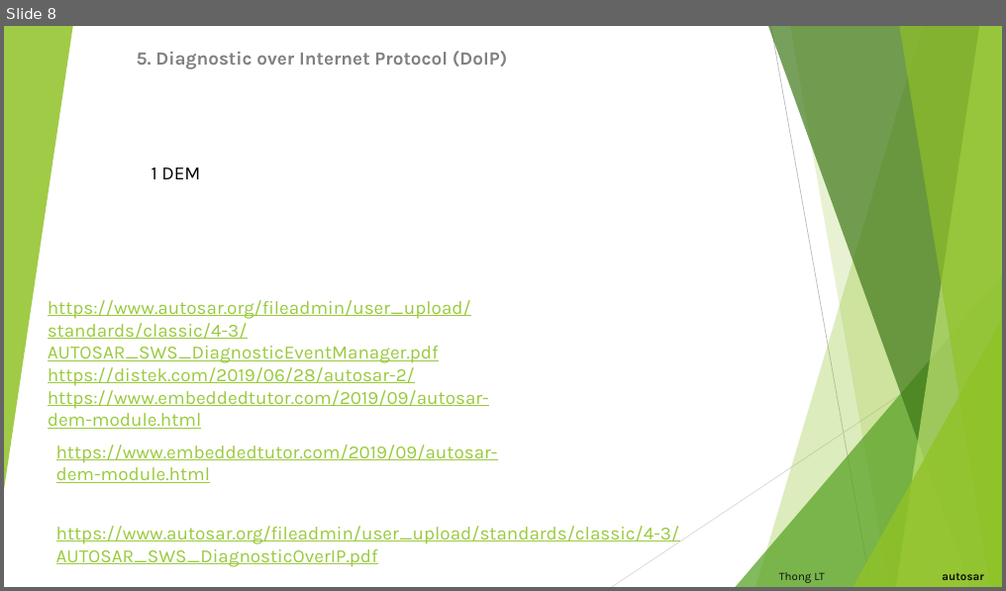
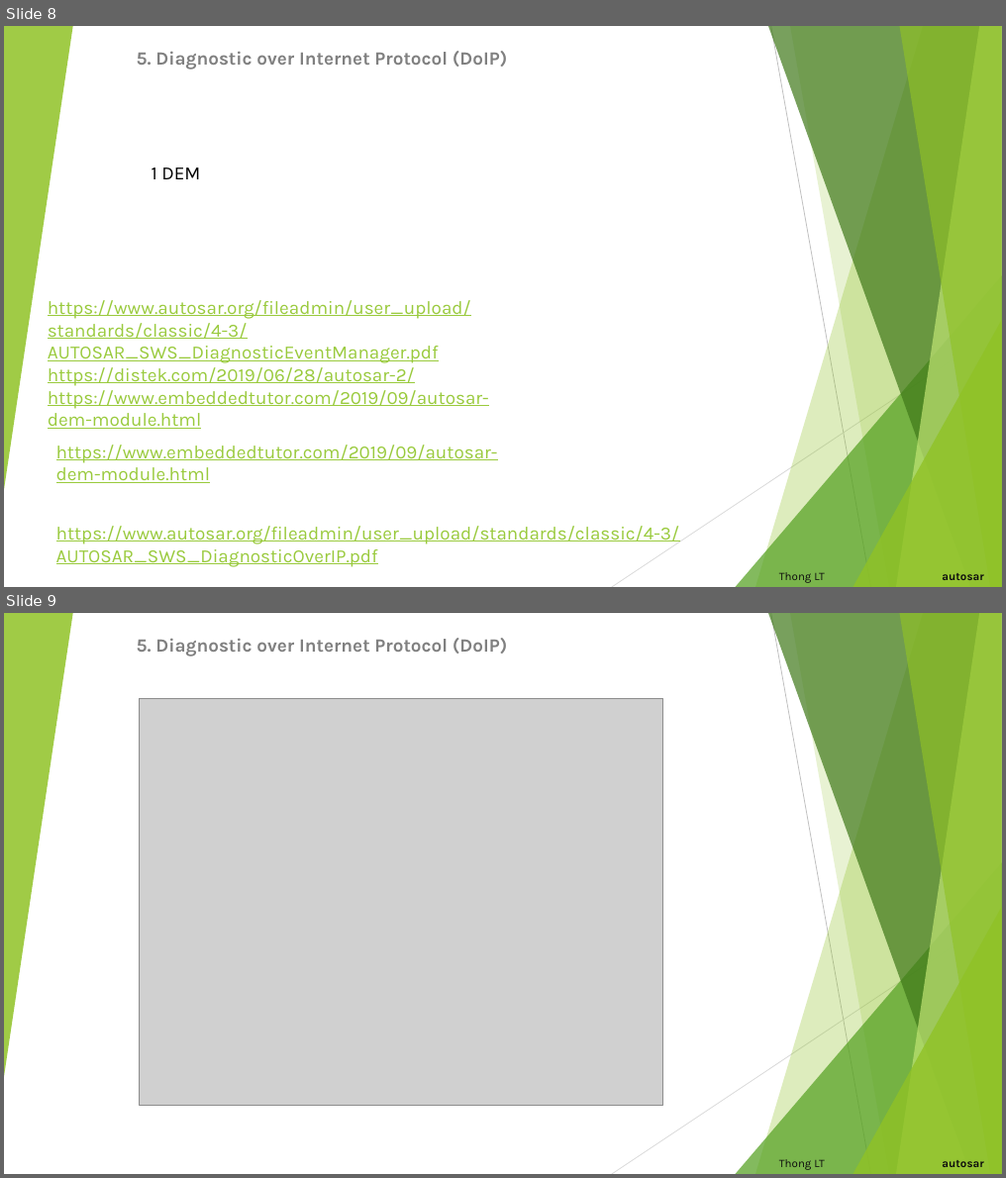
Before and after one commit to letrthong/autosar, a slide deck: Autosar.pptx. Shown one above the other, each under a label of ours: slide 8 before the commit, slides 8 and 9 after it. The pictures are 1006x591 and 1006x1178 pixels, drawn with LibreOffice and Linux fonts; fonts in the diff are those of the drawing; grey boxes stand for pictures. Boxes give left, top, right and bottom in pixels: in the first picture for what was removed or moved away, otherwise in the second. Text is boxed around its words. In the diff, an @@ line names an element or a change of style, - is before the commit and + after.

```diff
--- a/Autosar.pptx
+++ b/Autosar.pptx
@@ slide 9 added at <box>4,613,1002,1174</box>, background #FFFFFF; not listed: 10 template elements that a slide beside it also shows @@
@@ subtitle added at <box>137,638,507,657</box>, 18 pt, text #808080, bold @@
+5. Diagnostic over Internet Protocol (DoIP)
@@ picture added at <box>139,698,662,1106</box> @@
@@ title added at <box>779,1159,984,1170</box>, 11 pt, text #0D0D0D @@
+Thong LT autosar
```
